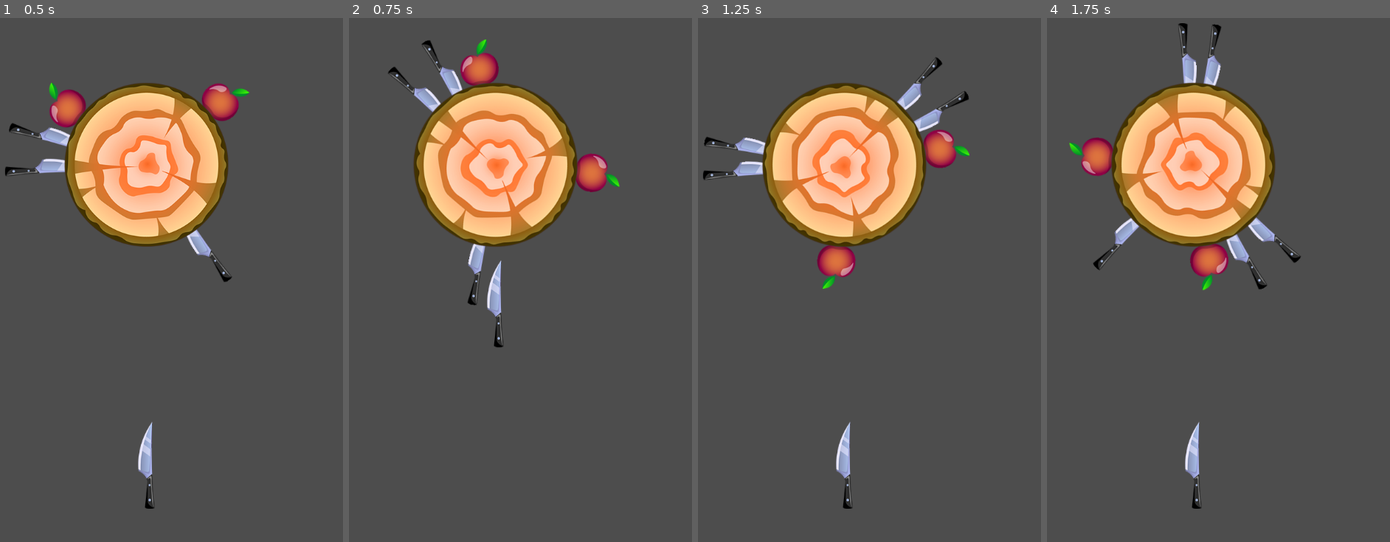
Above: before the commit, frames 1-4 (left to right).
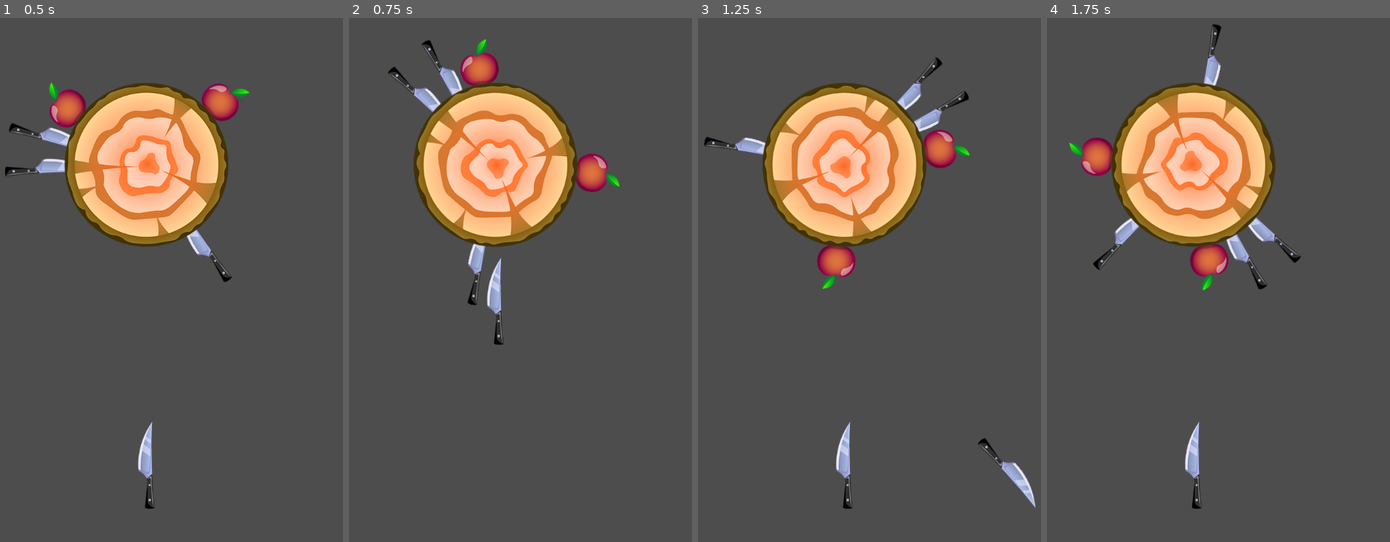
Above: after the commit, the same moments.

Repository: justkuzan/knife-throwing
Game: Godot game, scene res://scenes/game.tscn
Two runs of this game, one before a commit and one after it. Both use one fixed random seed, a clock stepped at 60 frames per second and the inputs below. The project has no main scene, so this scene is started directly.
Inputs (mouse positions are in pixels of both pictures, inside the frame that each line leads up to):
- Up to frame 1 (0.5 s): no input
- Up to frame 2 (0.75 s): move the mouse to (582, 217) at 0.52 s; click (582, 217) at 0.67 s
- Up to frame 3 (1.25 s): no input
- Up to frame 4 (1.75 s): move the mouse to (1115, 274) at 1.27 s; click (1115, 274) at 1.42 s

Frame 1 is identical in both runs. In frame 2, 0.2% of the frame differs, in the area x 40-45%, y 45-63%; in frame 3, 0.7%, in the area x 1-99%, y 27-94%; in frame 4, 0.3%.

Commit message:
Throwaway knives
1. Throwaway knives
2. Enums instead booleans

Diff:
--- a/elements/knife/knife.gd
+++ b/elements/knife/knife.gd
@@ -1,29 +1,43 @@
 extends CharacterBody2D
 
-var is_flying := false
-var is_flying_away := false
+enum State { IDLE, FLY_TO_TARGET, FLY_AWAY }
+var state := State.IDLE
 
 var speed := 4500.0
+
+var fly_away_direction := Vector2.DOWN
 var fly_away_speed := 1000.0
 var fly_away_rotation_speed := 1500.0
+var fly_away_deviation := PI / 4.0
 
 func _physics_process(delta: float):
-	if is_flying:
-		var collision = move_and_collide(Vector2.UP * speed * delta)
-		if collision:
-			handle_collision(collision)
+	match state:
+		State.FLY_TO_TARGET:
+			var collision = move_and_collide(Vector2.UP * speed * delta)
+			if collision:
+				handle_collision(collision)
+		State.FLY_AWAY:
+			global_position += fly_away_direction * fly_away_speed * delta
+			rotation += fly_away_rotation_speed * delta
+
+func change_state(new_state: State):
+	state = new_state
 
 func throw():
-	is_flying = true
+	change_state(State.FLY_TO_TARGET)
 
-func throw_away():
-	pass
+func throw_away(direction: Vector2):
+	var direction_deviation = Globals.rng.randf_range(-fly_away_deviation, fly_away_deviation)
+	fly_away_direction = direction.rotated(direction_deviation)
+	change_state(State.FLY_AWAY)
 
 func  handle_collision(collision: KinematicCollision2D):
 	var collider := collision.get_collider()
 	if collider is Target:
 		add_knife_to_target(collider)
-		is_flying = false
+		change_state(State.IDLE)
+	else:
+		throw_away(collision.get_normal())
 
 func add_knife_to_target(target: Target):
 	get_parent().remove_child(self)
--- a/elements/knife/knife.tscn
+++ b/elements/knife/knife.tscn
@@ -3,8 +3,8 @@
 [ext_resource type="Texture2D" uid="uid://cso6wdxm7tlg8" path="res://assets/knife1.png" id="1_kf51n"]
 [ext_resource type="Script" uid="uid://bq5pkeum6yakv" path="res://elements/knife/knife.gd" id="1_qnewu"]
 
-[sub_resource type="RectangleShape2D" id="RectangleShape2D_kf51n"]
-size = Vector2(26, 130)
+[sub_resource type="RectangleShape2D" id="RectangleShape2D_qnewu"]
+size = Vector2(24, 128)
 
 [node name="Knife" type="CharacterBody2D"]
 collision_layer = 2
@@ -15,4 +15,5 @@
 texture = ExtResource("1_kf51n")
 
 [node name="CollisionShape2D" type="CollisionShape2D" parent="."]
-shape = SubResource("RectangleShape2D_kf51n")
+position = Vector2(-1, 4)
+shape = SubResource("RectangleShape2D_qnewu")
--- a/project.godot
+++ b/project.godot
@@ -1,3 +1,11 @@
+; Engine configuration file.
+; It's best edited using the editor UI and not directly,
+; since the parameters that go here are not all obvious.
+;
+; Format:
+;   [section] ; section goes between []
+;   param=value ; assign values to parameters
+
 config_version=5
 
 [application]
